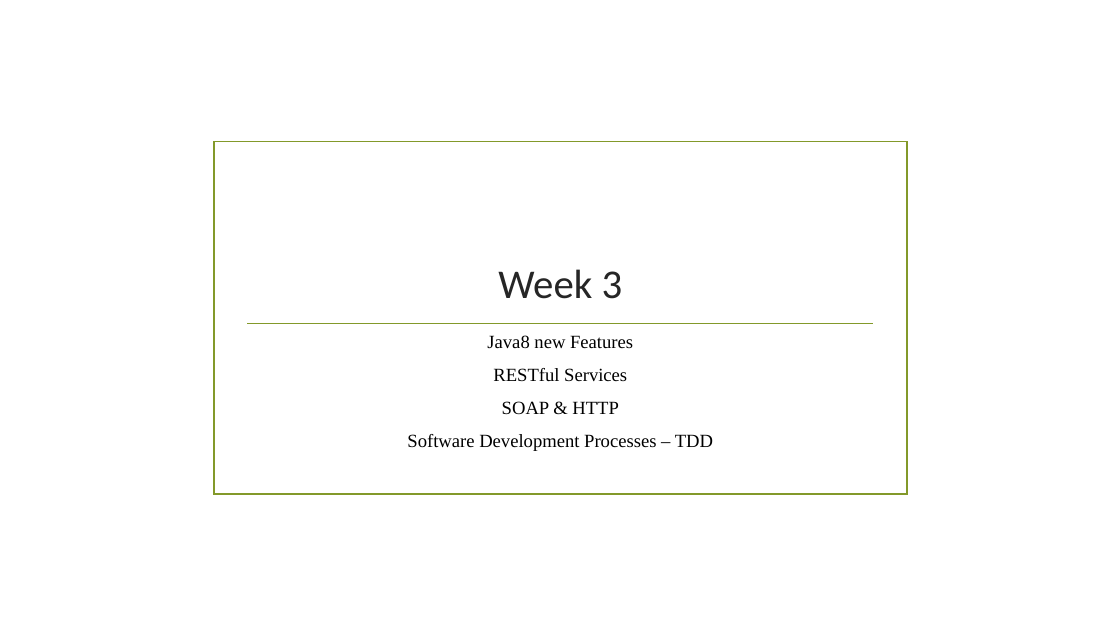
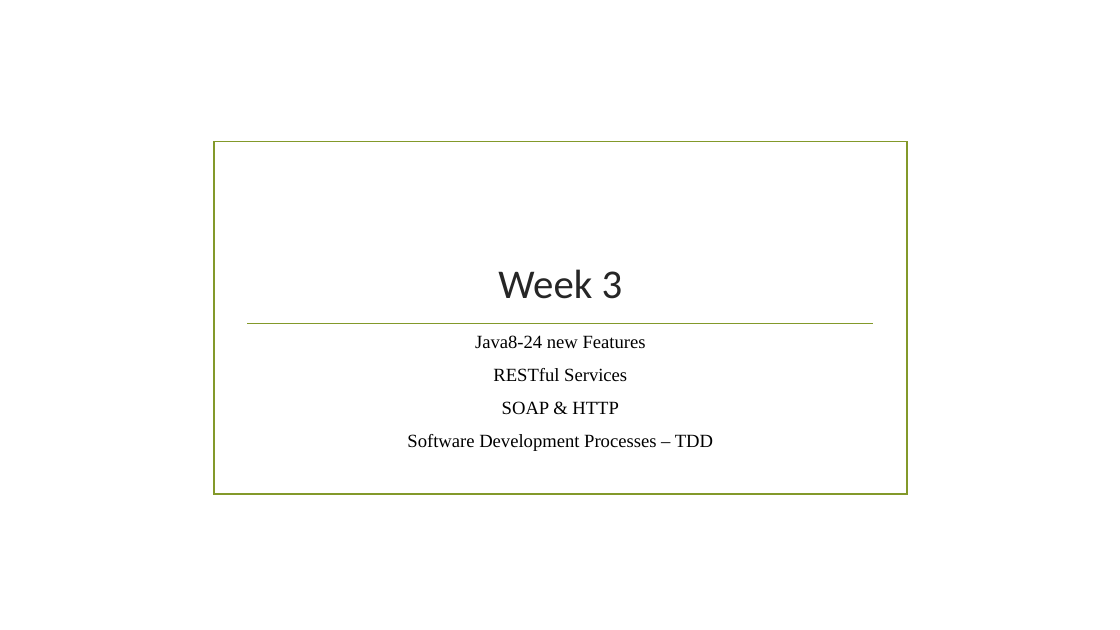
Before and after one commit to ramazansakin/patika-getir-bootcamp-slides, a slide deck: slide 1 of Week3.pptx. Drawn at 1120x630 pixels with LibreOffice and Linux fonts; fonts in the diff are those of the drawing; background and template pictures are left out. Boxes give left, top, right and bottom in pixels: in the first picture for what was removed or moved away, otherwise in the second. Text is boxed around its words. In the diff, an @@ line names an element or a change of style, - is before the commit and + after.

```diff
--- a/Week3.pptx
+++ b/Week3.pptx
@@ subtitle at (x1=475, y1=335, x2=646, y2=349): text changed @@
-Java8 new Features
+Java8-24 new Features
```
Also in this commit, not shown: 1 other file.
